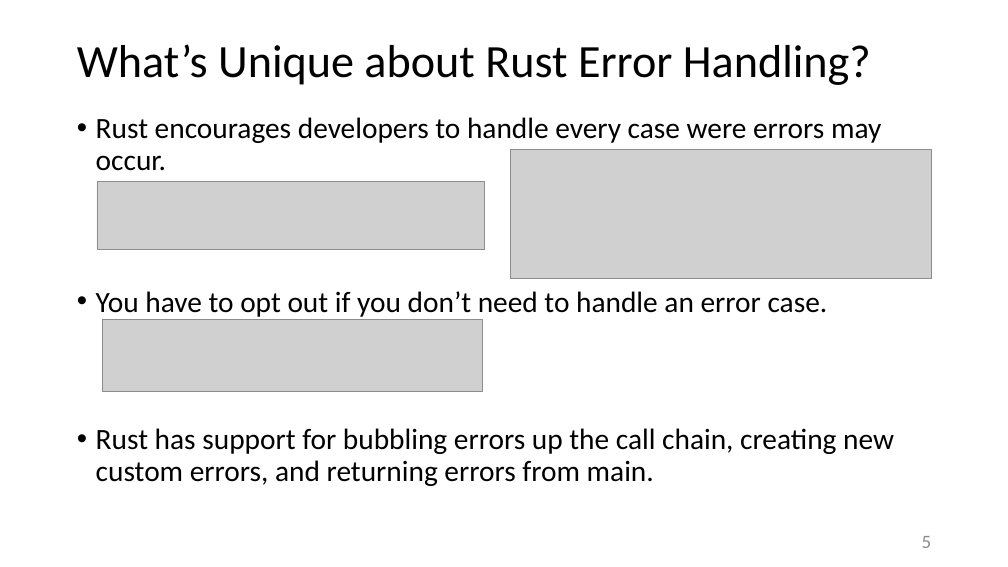
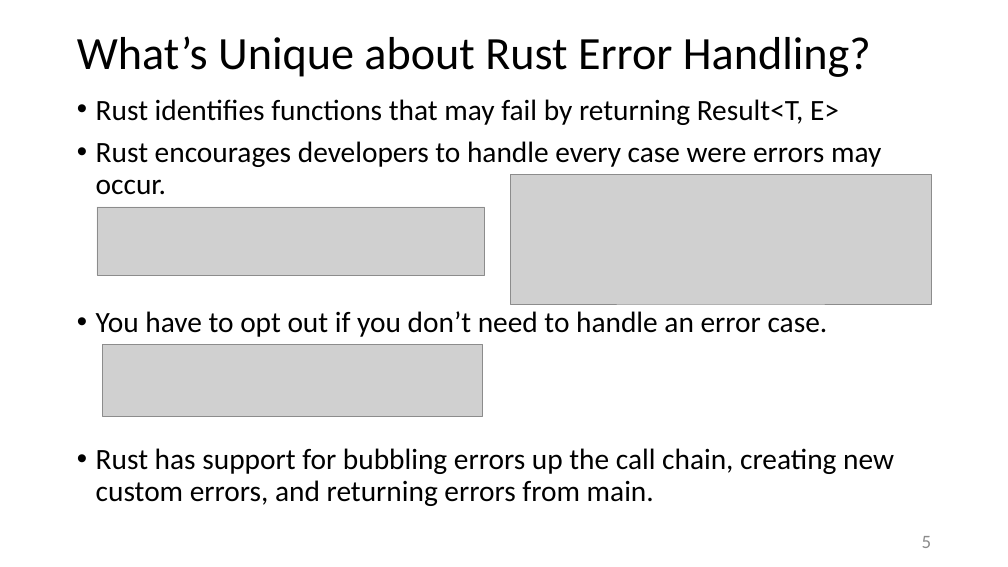
Before and after one commit to JimFawcett/JimFawcett.github.io, a slide deck: slide 5 of Resources/RustErrorHandling.pptx. Drawn at 1008x567 pixels with LibreOffice and Linux fonts; fonts in the diff are those of the drawing; grey boxes stand for pictures. Boxes give left, top, right and bottom in pixels: in the first picture for what was removed or moved away, otherwise in the second. Text is boxed around its words. In the diff, an @@ line names an element or a change of style, - is before the commit and + after.

```diff
--- a/Resources/RustErrorHandling.pptx
+++ b/Resources/RustErrorHandling.pptx
@@ title "What’s Unique about Rust Error ...": place and size @@
-title "What’s Unique about Rust Error ..." at bbox=[77, 44, 871, 85]
+title "What’s Unique about Rust Error ..." at bbox=[77, 36, 871, 77]
@@ text "Rust identifies functions that may ...": place and size @@
-text "Rust identifies functions that may ..." at bbox=[96, 117, 894, 486]
+text "Rust identifies functions that may ..." at bbox=[96, 99, 894, 506]
@@ text at bbox=[96, 99, 839, 125]: paragraph added @@
+• Rust identifies functions that may fail by returning Result<T, E>
@@ 3 pictures: place and size @@
-3 pictures at bbox=[97, 149, 932, 391]
+3 pictures at bbox=[97, 175, 932, 417]
```
Also in this commit, not shown: 5 other slides changed, 1 other file.
